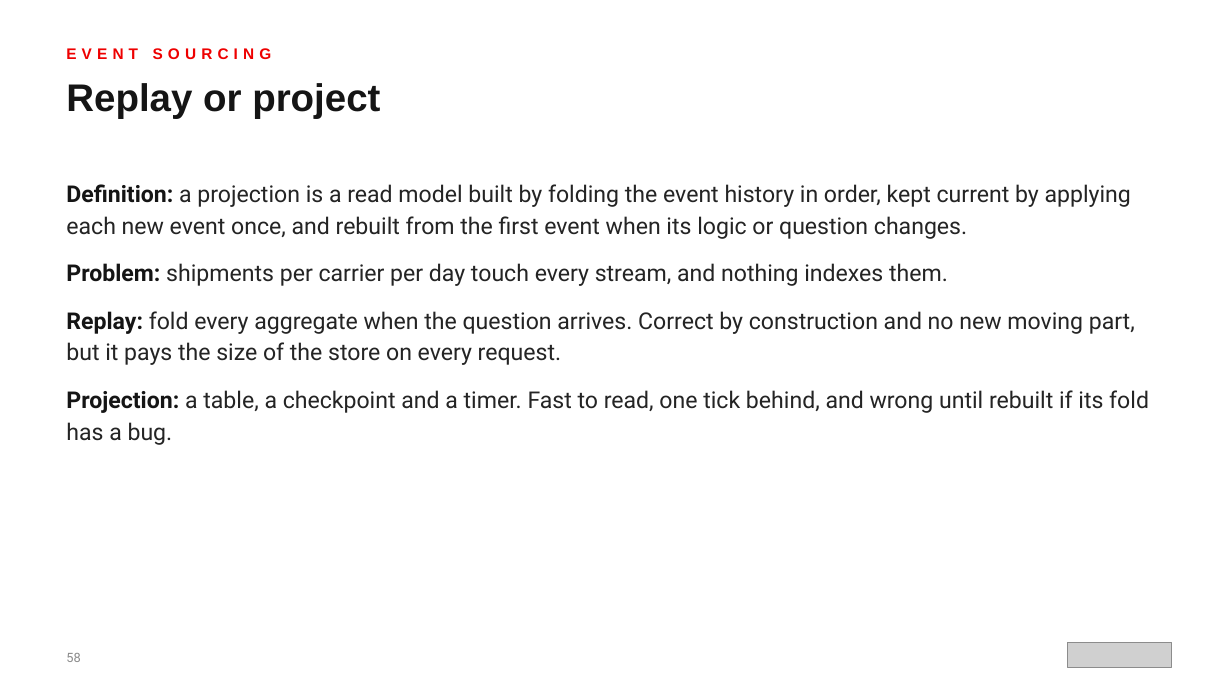
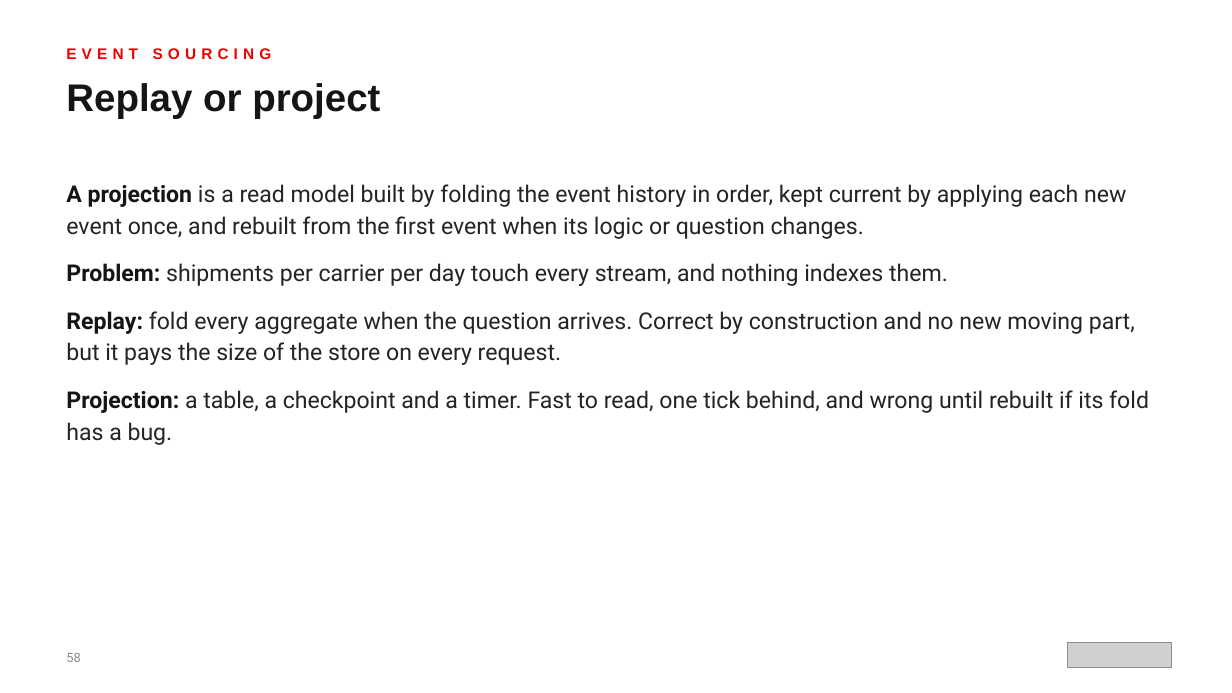
Before and after one commit to patterncatalyst/event-driven-patterns-with-quarkus-and-camel, a slide deck: slide 58 of lgtm-presentation/Event-Driven-Patterns-with-Quarkus-and-Camel.pptx. Drawn at 1232x693 pixels with LibreOffice and Linux fonts; fonts in the diff are those of the drawing; grey boxes stand for pictures. Boxes give left, top, right and bottom in pixels: in the first picture for what was removed or moved away, otherwise in the second. Text is boxed around its words. In the diff, an @@ line names an element or a change of style, - is before the commit and + after.

```diff
--- a/lgtm-presentation/Event-Driven-Patterns-with-Quarkus-and-Camel.pptx
+++ b/lgtm-presentation/Event-Driven-Patterns-with-Quarkus-and-Camel.pptx
@@ text at <box>66,184,1126,239</box>: text changed @@
-● Definition: a projection is a read model built by folding the event history in order, kept current by applying each new event once, and rebuilt from the first event when its logic or question changes.
+● A projection is a read model built by folding the event history in order, kept current by applying each new event once, and rebuilt from the first event when its logic or question changes.
```
Also in this commit, not shown: 20 other slides changed, 13 other files.
